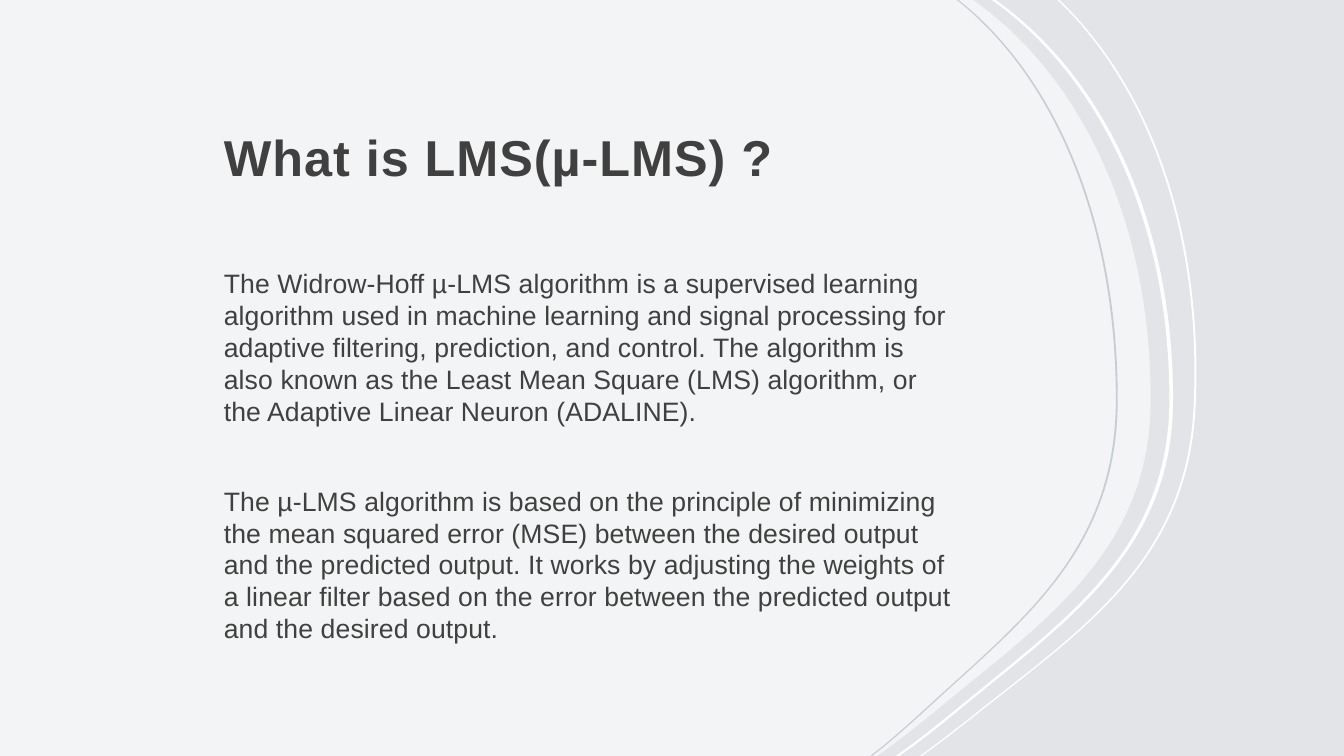
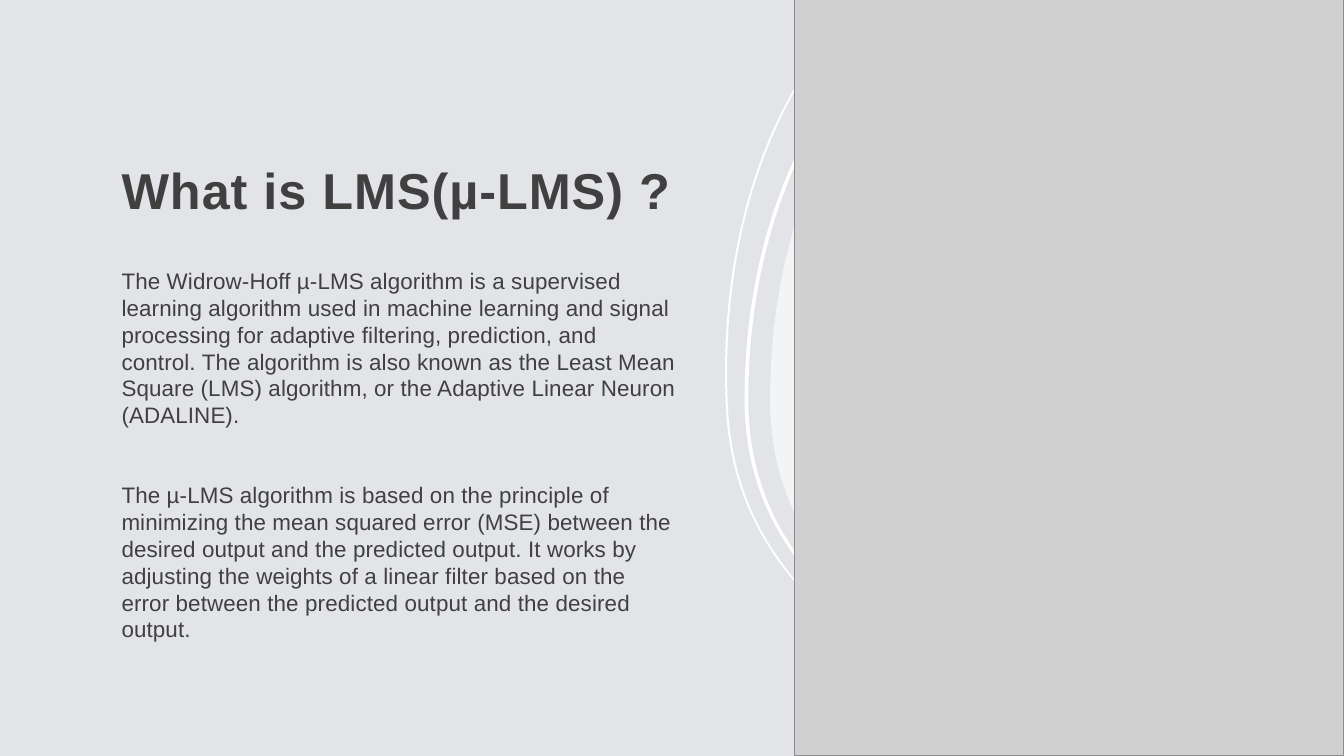
Before and after one commit to Harsh502s/ML-Assignments, a slide deck: slide 2 of SC Seminar/µ-LMS.pptx. Drawn at 1344x756 pixels with LibreOffice and Linux fonts; fonts in the diff are those of the drawing; grey boxes stand for pictures. Boxes give left, top, right and bottom in pixels: in the first picture for what was removed or moved away, otherwise in the second. Text is boxed around its words. In the diff, an @@ line names an element or a change of style, - is before the commit and + after.

```diff
--- a/SC Seminar/µ-LMS.pptx
+++ b/SC Seminar/µ-LMS.pptx
@@ freeform shape removed at (0,0,1151,756) @@
@@ freeform shape: place and size @@
-freeform shape at (920,0,1197,756)
+freeform shape at (725,0,1004,756)
@@ freeform shape: place and size @@
-freeform shape at (895,0,1173,756)
+freeform shape at (745,0,1024,756)
@@ freeform shape: place and size @@
-freeform shape at (870,0,1117,756)
+freeform shape at (770,0,1344,756)
@@ freeform shape at (770,0,1344,756): fill #C8CCD4 to #FFFFFF at 60% opacity @@
@@ picture added at (795,0,1344,756) @@
@@ title "What is LMS(µ-LMS) ?": place and size @@
-title "What is LMS(µ-LMS) ?" at (224,139,726,186)
+title "What is LMS(µ-LMS) ?" at (122,172,623,219)
@@ text "The Widrow-Hoff µ-LMS algorithm is ...": place and size @@
-text "The Widrow-Hoff µ-LMS algorithm is ..." at (224,273,950,644)
+text "The Widrow-Hoff µ-LMS algorithm is ..." at (122,273,675,642)
@@ text "The Widrow-Hoff µ-LMS algorithm is ..." at (122,273,675,642): size 19 to 16 pt @@
```
Also in this commit, not shown: 3 other slides changed, 1 slide added, 1 other file.
